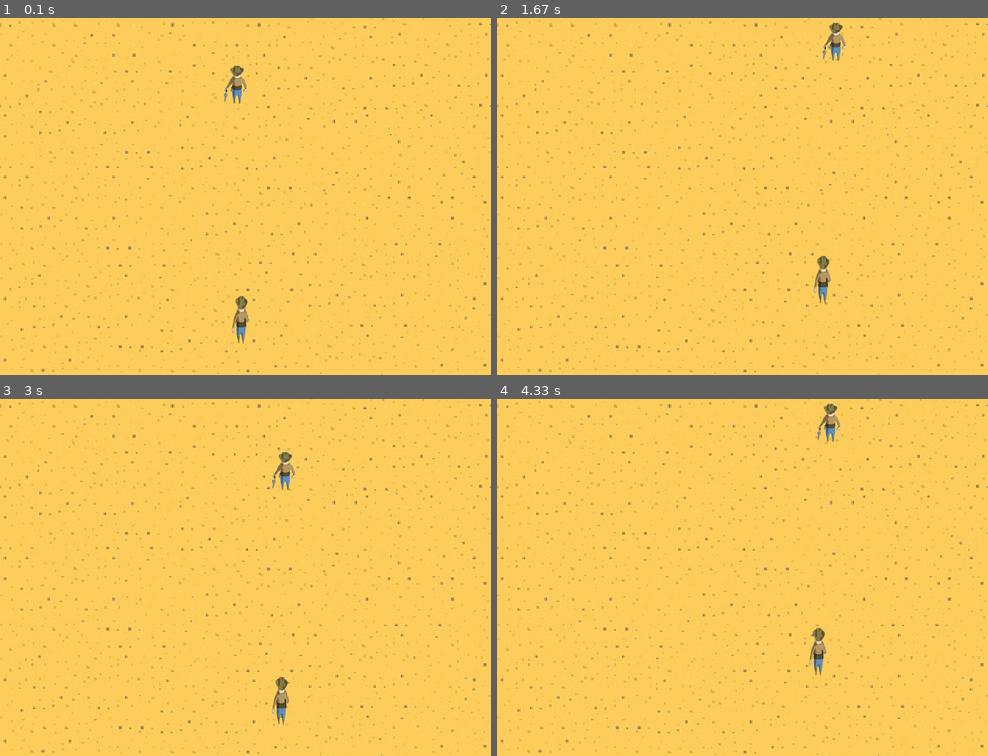
Above: before the commit, frames 1-4 (two rows, left to right).
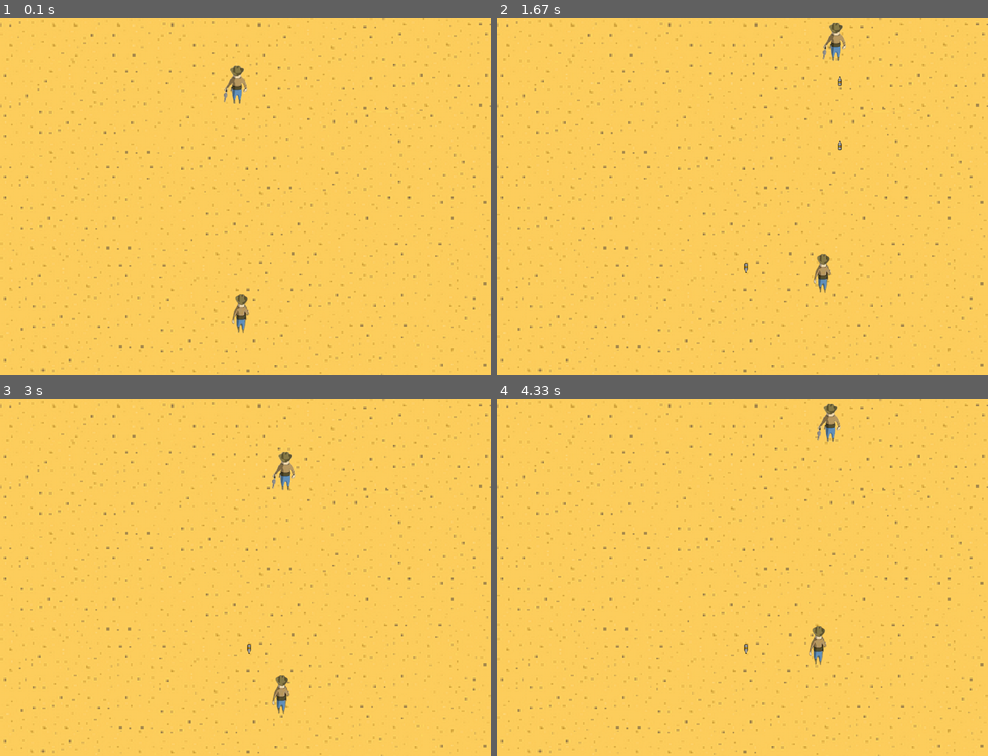
Above: after the commit, the same moments.

Repository: Ivailo2707/Pygame_Project_Cowboy
Game: pygame game, started from main.py
Two runs of this game, one before a commit and one after it. Both use one fixed random seed, a clock stepped at 60 frames per second and the inputs below.
Inputs:
- Up to frame 1 (0.1 s): no input
- Up to frame 2 (1.67 s): tap Ctrl at 0.33, 0.73, 1.03, 1.23, 1.57 s; hold Right 0.67-1.13 s; hold D 0.67-1.13 s; tap Right Ctrl at 0.82 s; hold Up 1.17-1.47 s; hold W 1.17-1.47 s; hold Right from 1.5 s (still down); hold D from 1.5 s (still down)
- Up to frame 3 (3 s): tap Ctrl at 1.87, 2.07, 2.37, 2.63, 2.97 s; release Right at 1.97 s; release D at 1.97 s; hold Left 2-2.53 s; hold A 2-2.53 s; tap Right Ctrl at 2.15 s; hold Down 2.57-2.87 s; hold S 2.57-2.87 s; hold Left from 2.9 s (still down); hold A from 2.9 s (still down)
- Up to frame 4 (4.33 s): tap Ctrl at 3.27, 3.4, 3.8, 4.1 s; release Left at 3.3 s; release A at 3.3 s; hold Up 3.33-3.7 s; hold W 3.33-3.7 s; tap Right Ctrl at 3.48 s; hold Right from 3.73 s (still down); hold D from 3.73 s (still down)

The runs differ from the first frame. In frame 1, 0.3% of the frame differs, in the area x 47-51%, y 77-92%; in frame 2, 0.3%, in the area x 50-71%, y 16-80%; in frame 3, 0.3%; in frame 4, 0.3%.

Commit message:
Made bullets fire will fix position

Diff:
--- a/Bullet_Controller.py
+++ b/Bullet_Controller.py
@@ -9,10 +9,15 @@
 
 class Bullet_Controller:
     def __init__(self):
-        self.__P1 = Player1(WIDTH/2 - 60, 600, 100, 160, PLAYER_1_IMAGE)
-        self.__P2 = Player2(WIDTH/2 - 60, 100, 80, 100, PLAYER_2_IMAGE)
-        self.__P1_bullets = []
-        self.__P2_bullets = []
+        self._P1 = Player1(WIDTH/2 - 60, 600, 100, 160, PLAYER_1_IMAGE)
+        self._P2 = Player2(WIDTH/2 - 60, 100, 80, 100, PLAYER_2_IMAGE)
+        self._P1_bullets = []
+        self._P2_bullets = []
+        self._BVEL = 8
+        self._BULLET_1_IMAGE = pygame.transform.rotate(pygame.image.load(os.path.join('Assets', 'bullet.png')), 180)
+        self._BULLET_2_IMAGE = pygame.image.load(os.path.join('Assets', 'bullet.png'))
+        self._P1_HIT = pygame.USEREVENT + 1
+        self._P2_HIT = pygame.USEREVENT + 2
 
     def shoot(self, run):
         for event in pygame.event.get():
@@ -21,12 +26,38 @@
                 pygame.quit()
 
             elif event.type == pygame.KEYDOWN:
-                if event.key == pygame.K_LCTRL and len(self.__P1_bullets) < 3:
-                    bullet = pygame.Rect(WIDTH/2 + 100, 648, 10, 5)
-                    self.__P1_bullets.append(bullet)
+                if event.key == pygame.K_LCTRL and len(self._P1_bullets) < 3:
+                    bullet = pygame.Rect(self._P1.get_y() + self._P1.get_height(), self._P1.get_x() + self._P1.get_height()//2 - 2, 10, 5)
+                    self._P1_bullets.append(bullet)
 
-                if event.key == pygame.K_RCTRL and len(self.__P2_bullets) < 3:
-                    bullet = pygame.Rect(WIDTH/2, 148, 10, 5)
-                    self.__P2_bullets.append(bullet)
+                if event.key == pygame.K_RCTRL and len(self._P2_bullets) < 3:
+                    bullet = pygame.Rect(WIDTH//2, 148, 10, 5)
+                    self._P2_bullets.append(bullet)
 
-        print(self.__P1_bullets, self.__P2_bullets)
+
+    def handle_bullets(self):
+        for bullet in self._P1_bullets:
+            bullet.y -= self._BVEL
+            if self._P2.get_rect().colliderect(bullet):
+                pygame.event.post(pygame.event.Event(self._P2_HIT))
+                self._P1_bullets.remove(bullet)
+        for bullet in self._P2_bullets:
+            bullet.y += self._BVEL
+            if self._P1.get_rect().colliderect(bullet):
+                pygame.event.post(pygame.event.Event(self._P1_HIT))
+                self._P2_bullets.remove(bullet)
+
+
+    def draw_bullets(self, window):
+        bullet_width = 15
+        bullet_height = 25
+
+        for bullet in self._P1_bullets:
+            bullet_rect = pygame.Rect(bullet[0], bullet[1], bullet_width, bullet_height)
+            bullet_image_scaled = pygame.transform.scale(self._BULLET_1_IMAGE, (bullet_width, bullet_height))
+            window.blit(bullet_image_scaled, bullet_rect)
+
+        for bullet in self._P2_bullets:
+            bullet_rect = pygame.Rect(bullet[0], bullet[1], bullet_width, bullet_height)
+            bullet_image_scaled = pygame.transform.scale(self._BULLET_2_IMAGE, (bullet_width, bullet_height))
+            window.blit(bullet_image_scaled, bullet_rect)
--- a/Player1.py
+++ b/Player1.py
@@ -5,28 +5,43 @@
 
 class Player1:
     def __init__(self, x, y, width, height, p1_image):
-        self.rect = pygame.Rect(x, y, width, height)
-        self.__x = x
-        self.__y = y
-        self.__width = width
-        self.__height = height
-        self.__VEL = 5
-        self.__p1_image = p1_image
-        self.__health = 10
+        self._rect = pygame.Rect(x, y, width, height)
+        self._x = x
+        self._y = y
+        self._width = width
+        self._height = height
+        self._VEL = 5
+        self._p1_image = p1_image
+        self._health = 10
         self.bullets = []
-        self.__SILVER = (192, 192, 192)
 
     def draw(self, window):
-        player_image = pygame.transform.scale(self.__p1_image, (self.__width, self.__height))
-        window.blit(player_image ,(self.__x, self.__y, self.__width, self.__height))
+        player_image = pygame.transform.scale(self._p1_image, (self._width, self._height))
+        window.blit(player_image ,(self._x, self._y, self._width, self._height))
+
+    def get_rect(self):
+        return self._rect
+
+    def get_x(self):
+        return self._x
+
+    def get_y(self):
+        return self._y
+
+    def get_width(self):
+        return self._width
+
+    def get_height(self):
+        return self._height
+
 
     def handle_movement(self):
         keys_pressed = pygame.key.get_pressed()
-        if keys_pressed [pygame.K_w] and self.__y + self.__VEL > HEIGHT/2:
-            self.__y -= self.__VEL
-        if keys_pressed [pygame.K_a] and self.__x + self.__VEL > -10:
-            self.__x -= self.__VEL
-        if keys_pressed [pygame.K_s] and self.__y + self.__VEL < 675:
-            self.__y += self.__VEL
-        if keys_pressed [pygame.K_d] and self.__x + self.__VEL < 1030:
-            self.__x += self.__VEL
+        if keys_pressed [pygame.K_w] and self._y + self._VEL > HEIGHT/2:
+            self._y -= self._VEL
+        if keys_pressed [pygame.K_a] and self._x + self._VEL > -10:
+            self._x -= self._VEL
+        if keys_pressed [pygame.K_s] and self._y + self._VEL < 675:
+            self._y += self._VEL
+        if keys_pressed [pygame.K_d] and self._x + self._VEL < 1030:
+            self._x += self._VEL
--- a/Player2.py
+++ b/Player2.py
@@ -5,27 +5,43 @@
 
 class Player2:
     def __init__(self, x, y, width, height, p2_image):
-        self.rect = pygame.Rect(x, y, width, height)
-        self.__x = x
-        self.__y = y
-        self.__width = width
-        self.__height = height
-        self.__VEL = 6
-        self.__p2_image = p2_image
+        self._rect = pygame.Rect(x, y, width, height)
+        self._x = x
+        self._y = y
+        self._width = width
+        self._height = height
+        self._VEL = 6
+        self._p2_image = p2_image
         self.bullets = []
-        self.__health = 10
+        self._health = 10
 
     def draw(self, window):
-        player_image = pygame.transform.scale(self.__p2_image, (self.__width, self.__height))
-        window.blit(player_image ,(self.__x, self.__y, self.__width, self.__height))
+        player_image = pygame.transform.scale(self._p2_image, (self._width, self._height))
+        window.blit(player_image ,(self._x, self._y, self._width, self._height))
+
+    def get_rect(self):
+        return self._rect
+
+    def get_x(self):
+        return self._x
+
+    def get_y(self):
+        return self._y
+
+    def get_width(self):
+        return self._width
+
+    def get_height(self):
+        return self._height
+
 
     def handle_movement(self):
         keys_pressed = pygame.key.get_pressed()
-        if keys_pressed [pygame.K_LEFT] and self.__x + self.__VEL > -10:
-            self.__x -= self.__VEL
-        if keys_pressed [pygame.K_RIGHT] and self.__x + self.__VEL < 1030:
-            self.__x += self.__VEL
-        if keys_pressed [pygame.K_UP] and self.__y - self.__VEL > 0:
-            self.__y -= self.__VEL
-        if keys_pressed [pygame.K_DOWN] and self.__y - self.__VEL < HEIGHT/2 - self.__height:
-            self.__y += self.__VEL
+        if keys_pressed [pygame.K_LEFT] and self._x + self._VEL > -10:
+            self._x -= self._VEL
+        if keys_pressed [pygame.K_RIGHT] and self._x + self._VEL < 1030:
+            self._x += self._VEL
+        if keys_pressed [pygame.K_UP] and self._y - self._VEL > 0:
+            self._y -= self._VEL
+        if keys_pressed [pygame.K_DOWN] and self._y - self._VEL < HEIGHT/2 - self._height:
+            self._y += self._VEL
--- a/main.py
+++ b/main.py
@@ -13,8 +13,9 @@
 PLAYER_1_IMAGE = pygame.image.load(os.path.join('Assets', 'Player_1.png'))
 PLAYER_2_IMAGE = pygame.image.load(os.path.join('Assets', 'Player_2.png'))
 
-P1 = Player1(WIDTH/2 - 60, 600, 100, 160, PLAYER_1_IMAGE)
+P1 = Player1(WIDTH/2 - 60, 600, 100, 130, PLAYER_1_IMAGE)
 P2 = Player2(WIDTH/2 - 60, 100, 80, 100, PLAYER_2_IMAGE)
+BuCtrl = Bullet_Controller()
 
 DESERT = pygame.transform.scale(pygame.image.load(os.path.join('Assets', 'Desert.png')), (WIDTH, HEIGHT))
 
@@ -22,15 +23,17 @@
     WIN.blit(DESERT, (0, 0))
     P1.draw(WIN)
     P2.draw(WIN)
+    BuCtrl.draw_bullets(WIN)
+
     pygame.display.update()
 
 
 def main():
     run = True
     clock = pygame.time.Clock()
-    BuCtrl = Bullet_Controller()
     while(run):
         clock.tick(FPS)
+        BuCtrl.handle_bullets()
         BuCtrl.shoot(run)
         P1.handle_movement()
         P2.handle_movement()
--- a/test.py
+++ /dev/null
@@ -1,30 +0,0 @@
-import pygame
-
-class Game:
-    def __init__(self):
-        pygame.init()
-        self.screen = pygame.display.set_mode((800, 600))
-        self.running = False
-
-    def handle_events(self):
-        for event in pygame.event.get():
-            if event.type == pygame.QUIT:
-                self.running = False
-            elif event.type == pygame.KEYDOWN:
-                if event.key == pygame.K_ESCAPE:
-                    self.running = False
-                elif event.key == pygame.K_SPACE:
-                    print("Space key pressed")
-
-    def run(self):
-        self.running = True
-        while self.running:
-            self.handle_events()
-            # Update game logic
-            # Draw game graphics
-            pygame.display.flip()
-
-        pygame.quit()
-
-game = Game()
-game.run()
Binary file added: Assets/bullet.png
